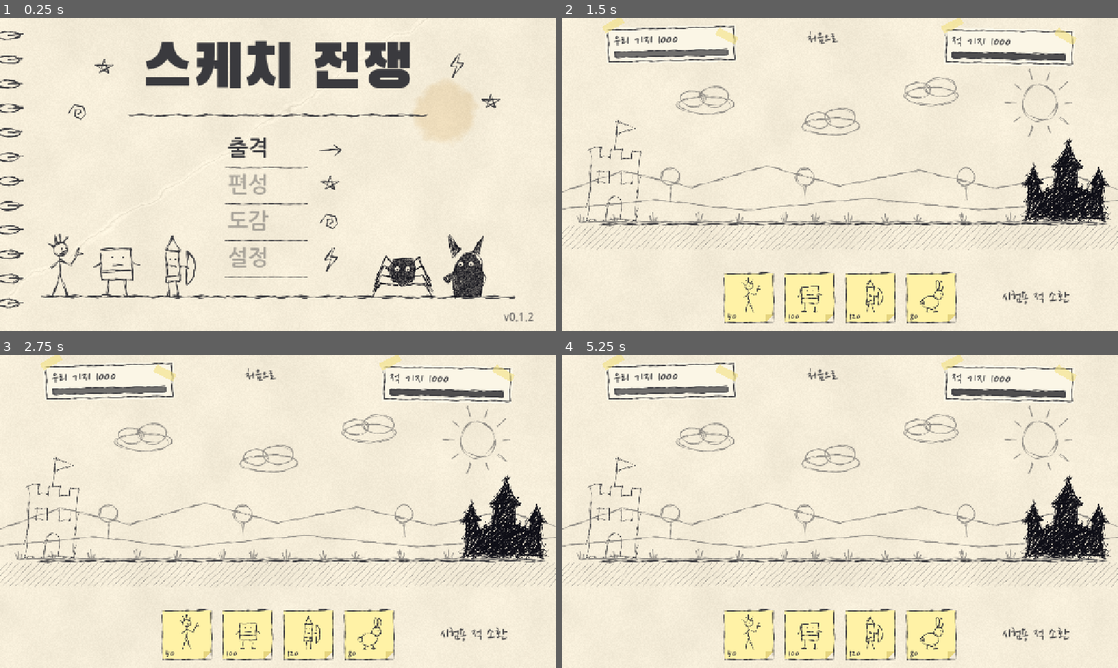
Above: before the commit, frames 1-4 (two rows, left to right).
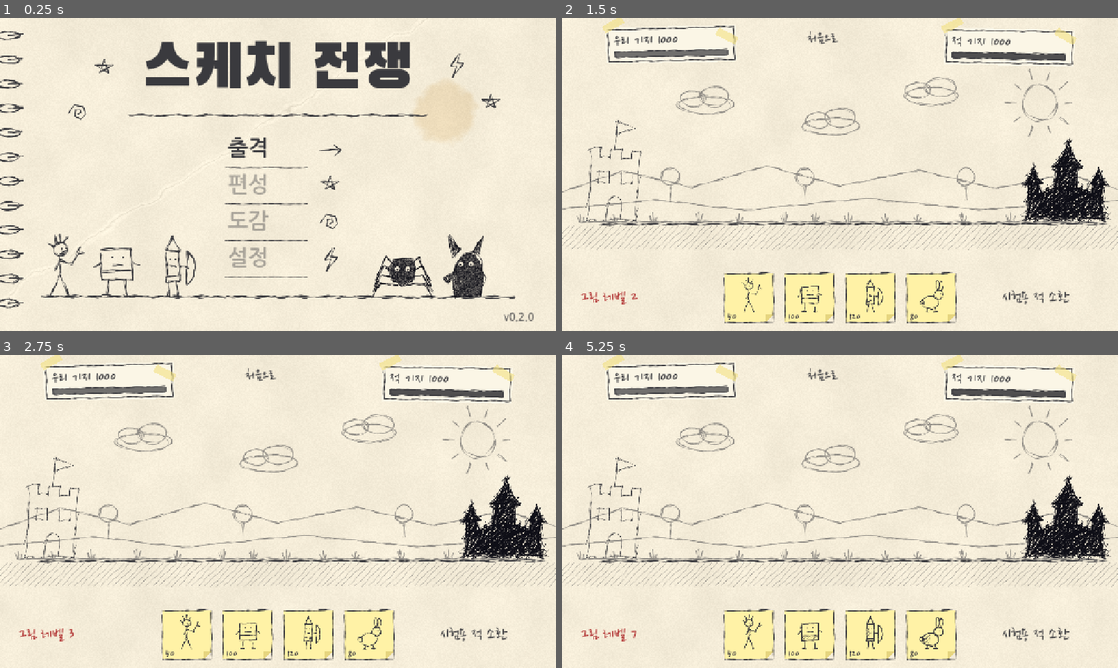
Above: after the commit, the same moments.

Repository: jaehyo-dev/sketch-war
Game: Godot game, scene res://scenes/main.tscn
Same seed, same stepped clock (60 frames per second), same inputs: the game is played once before the commit and once after it.
Inputs (mouse positions are in pixels of both pictures, inside the frame that each line leads up to):
- Up to frame 1 (0.25 s): no input
- Up to frame 2 (1.5 s): click "출격" at 0.5 s; click (606, 296) at 1.25 s, where only the run after the commit has a clickable "그림 레벨 1"
- Up to frame 3 (2.75 s): click (44, 633) at 2 s, where only the run after the commit has a clickable "그림 레벨 2"
- Up to frame 4 (5.25 s): click (606, 633) at 2.75 s, where only the run after the commit has a clickable "그림 레벨 3"; click (612, 633) at 3.5 s, where only the run after the commit has a clickable "그림 레벨 4"; click (606, 633) at 4.25 s, where only the run after the commit has a clickable "그림 레벨 5"; click (606, 633) at 5 s, where only the run after the commit has a clickable "그림 레벨 6"

The runs differ from the first frame. In frame 1, 0.2% of the frame differs, in the area x 9-96%, y 73-97%; in frame 2, 0.2%; in frame 3, 0.3%; in frame 4, 0.5%, in the area x 3-69%, y 82-95%.

Commit message:
v0.2.0: 스틱맨 관절·자세 5종, 준비→타격→복귀 공격 모션, 레벨 1~9 시험 조작
Co-Authored-By: Claude Sonnet 5.5 <noreply@anthropic.com>

Diff:
--- a/scripts/battle.gd
+++ b/scripts/battle.gd
@@ -11,6 +11,7 @@
 var time := 0.0
 var cards: Array = []
 var enemy_test_idx := 0
+var art_level := 1        # 아군 그림 레벨(시험용 조작, 1~9). 레벨업 시스템은 v0.5.0
 var tower_tex := load("res://assets/art/base_tower.png") as Texture2D
 var castle_tex := load("res://assets/art/base_castle.png") as Texture2D
 
@@ -28,6 +29,7 @@
 	# 로드 때 모든 유닛 프레임을 미리 굽는다(이후 재계산 없음)
 	for k in DoodleArt.ALLY_KINDS + DoodleArt.ENEMY_KINDS:
 		DoodleArt.frames(k)
+	_bake_level(art_level)
 	# 하단 카드 4장
 	for i in DoodleArt.ALLY_KINDS.size():
 		var k: String = DoodleArt.ALLY_KINDS[i]
@@ -38,6 +40,7 @@
 		c.tapped.connect(func(kind): logic.summon_card(kind))
 		add_child(c)
 		cards.append(c)
+	_add_link("그림 레벨 1", Vector2(40, 620), _next_level)
 	_add_link("처음으로", Vector2(560, 24), func(): get_tree().change_scene_to_file("res://scenes/main.tscn"))
 	_add_link("시험용 적 소환", Vector2(1010, 620), _spawn_test_enemy)
 
@@ -52,6 +55,20 @@
 	b.position = pos
 	b.pressed.connect(cb)
 	add_child(b)
+
+# 시험용: 아군 그림 레벨을 1→9로 올리며 돌아감. 바뀐 레벨의 자세를 미리 굽는다.
+func _next_level() -> void:
+	art_level = art_level % 9 + 1
+	_bake_level(art_level)
+	for c in cards:
+		c.level = art_level
+	for ch in get_children():
+		if ch is Button and ch.text.begins_with("그림 레벨"):
+			ch.text = "그림 레벨 %d" % art_level
+
+func _bake_level(lv: int) -> void:
+	for pose in DoodleArt.POSE_NAMES:
+		DoodleArt.frames("stickman", lv, pose)
 
 # 적 시스템은 v0.3.0 — 지금은 종류를 돌려가며 시험 소환
 func _spawn_test_enemy() -> void:
@@ -87,8 +104,18 @@
 	var sz := tex.get_size() * s
 	draw_texture_rect(tex, Rect2(cx - sz.x / 2.0, GROUND_Y + 2.0 - sz.y, sz.x, sz.y), false)
 
+# 로직 상태 → 자세. 타격·준비가 우선, 그다음 피격, 아니면 걸음(걸음 폭마다 A/B 교대 → 발이 미끄러지지 않음)
+func _pose_of(u: Dictionary) -> String:
+	if u.state == "strike":
+		return "strike"
+	if u.state == "windup":
+		return "windup"
+	if u.hurt_t > 0.0:
+		return "hurt"
+	return "walk_a" if int(u.x / 24.0) % 2 == 0 else "walk_b"
+
 func _draw_unit(u: Dictionary) -> void:
-	var fr: Array = DoodleArt.frames(u.kind)
+	var fr: Array = DoodleArt.frames(u.kind, art_level if u.team == 0 else 1, _pose_of(u))
 	var tex: Texture2D = fr[DoodleArt.frame_at(time, u.id)]
 	var px: float = LEFT_X + u.x * SCALE
 	var rect := Rect2(px - 80.0, GROUND_Y - 150.0, 160, 160)
--- a/scripts/battle_logic.gd
+++ b/scripts/battle_logic.gd
@@ -17,7 +17,7 @@
 	"horned": {"hp": 260, "atk": 14, "range": 44.0, "speed": 35.0, "cooldown": 1.5},
 }
 
-var units: Array = []                       # 각 유닛: {id, kind, team, x, hp, cd}
+var units: Array = []                       # 각 유닛: {id, kind, team, x, hp, cd, state, t, hurt_t}
 var card_cd := {}                           # 종류 → 카드 남은 대기 시간(초)
 var _next_id := 0
 var base_hp: Array = [BASE_HP, BASE_HP]     # 인덱스 = 팀
@@ -28,7 +28,8 @@
 	if winner != -1 or not UNITS.has(kind):
 		return
 	var x := 0.0 if team == 0 else FIELD_LEN
-	units.append({"id": _next_id, "kind": kind, "team": team, "x": x, "hp": UNITS[kind].hp, "cd": 0.0})
+	units.append({"id": _next_id, "kind": kind, "team": team, "x": x, "hp": UNITS[kind].hp, "cd": 0.0,
+		"state": "walk", "t": 0.0, "hurt_t": 0.0})
 	_next_id += 1
 
 # 플레이어 카드로 소환: 카드 대기 중이면 false
@@ -61,6 +62,12 @@
 			best_dist = dist
 	return best
 
+# 공격은 3단계: 준비(windup) → 타격 순간에 데미지 → 마무리(strike) → 걷기.
+# cooldown은 준비 시작부터 센다(한 번 공격 주기 전체). 데미지는 여기서만 준다. 화면은 state를 자세로 바꿔 그리기만 한다.
+const WINDUP := 0.25     # 준비 시간(초)
+const STRIKE := 0.2      # 타격 자세 유지 시간(초)
+const HURT := 0.15       # 맞은 자세 유지 시간(초)
+
 func tick(dt: float) -> void:
 	if winner != -1:
 		return
@@ -71,19 +78,36 @@
 			continue
 		var st: Dictionary = UNITS[u.kind]
 		u.cd = maxf(0.0, u.cd - dt)
-		var target = _find_target(u)
+		u.hurt_t = maxf(0.0, u.hurt_t - dt)
 		var enemy_team := 1 - int(u.team)
 		var enemy_base_x := FIELD_LEN if u.team == 0 else 0.0
-		var in_base_range: bool = absf(enemy_base_x - u.x) <= st.range
-		if target != null or in_base_range:
-			if u.cd <= 0.0:
-				u.cd = st.cooldown
-				if target != null:
-					target.hp -= st.atk
+		match u.state:
+			"windup":
+				u.t -= dt
+				if u.t <= 0.0:
+					# 타격 순간: 지금 사거리 안에 있는 대상에게만 데미지(준비 중 대상이 죽었으면 헛스윙)
+					var tg = _find_target(u)
+					if tg != null:
+						tg.hp -= st.atk
+						tg.hurt_t = HURT
+					elif absf(enemy_base_x - u.x) <= st.range:
+						base_hp[enemy_team] -= st.atk
+					u.state = "strike"
+					u.t = STRIKE
+			"strike":
+				u.t -= dt
+				if u.t <= 0.0:
+					u.state = "walk"
+			_:
+				var target = _find_target(u)
+				var in_base_range: bool = absf(enemy_base_x - u.x) <= st.range
+				if target != null or in_base_range:
+					if u.cd <= 0.0:
+						u.cd = st.cooldown
+						u.state = "windup"
+						u.t = WINDUP
 				else:
-					base_hp[enemy_team] -= st.atk
-		else:
-			u.x += dir_of(u.team) * st.speed * dt
+					u.x += dir_of(u.team) * st.speed * dt
 	units = units.filter(func(o): return o.hp > 0)
 	if base_hp[1] <= 0:
 		winner = 0
--- a/scripts/card.gd
+++ b/scripts/card.gd
@@ -9,6 +9,7 @@
 var cost := 0
 var cd_ratio := 0.0      # 0 = 사용 가능, 1 = 방금 사용(오버레이가 가득)
 var time := 0.0
+var level := 1           # 아이콘 그림 레벨
 
 func _ready() -> void:
 	custom_minimum_size = Vector2(120, 120)
@@ -28,7 +29,7 @@
 	draw_colored_polygon(PackedVector2Array([Vector2(146, 150 - fold), Vector2(150 - fold, 146), Vector2(150 - fold, 150 - fold)]), Color("e6d57f"))
 	draw_texture_rect(DoodleArt.rect_outline(Vector2i(150, 150)), Rect2(0, 0, 150, 150), false)
 	# 아이콘: 유닛 낙서 한 장(떨림 프레임 그대로 8fps)
-	var frames := DoodleArt.frames(kind)
+	var frames := DoodleArt.frames(kind, level)
 	draw_texture_rect(frames[DoodleArt.frame_at(time)], Rect2(15, 4, 120, 120), false)
 	# 비용
 	var font := get_theme_default_font()
--- a/scripts/doodle_art.gd
+++ b/scripts/doodle_art.gd
@@ -25,17 +25,8 @@
 # 종류별 도형 데이터. 얼굴은 점 눈 + 선 입(무표정).
 static func shapes(kind: String) -> Array:
 	match kind:
-		"stickman":  # 삐죽 머리, 나뭇가지 든 막대인간
-			return [
-				C(V(80, 50), 14),
-				L(V(72, 38), V(67, 23)), L(V(80, 36), V(81, 19)), L(V(88, 38), V(95, 24)), L(V(67, 45), V(55, 37)),
-				D(V(84, 49)), D(V(93, 49)), L(V(84, 57), V(93, 57)),
-				L(V(80, 64), V(80, 102)),
-				L(V(80, 74), V(62, 90)), L(V(80, 74), V(104, 84)),
-				L(V(104, 84), V(121, 48)), L(V(114, 63), V(126, 60)),
-				L(V(80, 102), V(67, 148)), L(V(80, 102), V(95, 148)),
-				H([V(80, 64), V(88, 70), V(88, 100), V(80, 102)]),
-			]
+		"stickman":
+			return posed_shapes("stickman", "walk_a")
 		"eraser":  # 네모 몸통 + 표정 + 다리
 			return [
 				Z([V(48, 52), V(112, 50), V(113, 114), V(49, 116)]),
@@ -96,15 +87,104 @@
 	return []
 
 # 굽기: 종류+레벨의 떨림 변형 FRAMES장을 만들어 캐시(로드 때 한 번). 매 프레임 재계산하지 않는다.
-static func frames(kind: String, level := 1) -> Array:
-	var key := "%s:%d" % [kind, level]
+static func frames(kind: String, level := 1, pose := "walk_a") -> Array:
+	if not has_rig(kind):
+		pose = "walk_a"   # 관절 데이터가 없는 유닛은 자세 하나뿐
+	var key := "%s:%d:%s" % [kind, level, pose]
 	if _cache.has(key):
 		return _cache[key]
 	var style := Doodle.enemy_style() if kind in ENEMY_KINDS else Doodle.style_for_level(level)
 	var out := []
 	for f in FRAMES:
-		out.append(Doodle.to_texture(Doodle.bake(shapes(kind), SIZE, hash(kind), style, f)))
+		out.append(Doodle.to_texture(Doodle.bake(posed_shapes(kind, pose, level), SIZE, hash(kind), style, f)))
 	_cache[key] = out
+	return out
+
+# --- 관절 + 자세 ---
+# RIG: joints(기본 관절 좌표), follow(앞 관절을 따라 같이 움직이는 관절), parts(관절을 이어 그리는 도형), poses(바뀌는 관절만 덮어씀).
+# 자세마다 발은 땅(y=148)에, 몸 중심은 x≈80 근처에 둬서 자세를 바꿔도 몸이 튀지 않게 한다.
+# parts의 lv = 이 레벨부터 보이는 부분(10/20/30렙 변화용, 지금은 안 씀). seed는 자세와 무관(hash(kind))이라 자세가 바뀌어도 떨림 모양이 이어진다.
+const POSE_NAMES := ["walk_a", "walk_b", "windup", "strike", "hurt"]
+static var _rigs := {}
+
+static func has_rig(kind: String) -> bool:
+	return kind == "stickman"
+
+static func rig(kind: String) -> Dictionary:
+	if _rigs.has(kind):
+		return _rigs[kind]
+	var r := {}
+	if kind == "stickman":
+		r = {
+			"joints": {
+				"head": V(80, 50), "neck": V(80, 64), "hip": V(80, 102), "hand_b": V(62, 90), "hand_f": V(104, 84),
+				"stick_tip": V(121, 48), "foot_l": V(67, 148), "foot_r": V(95, 148),
+				"h1a": V(72, 38), "h1b": V(67, 23), "h2a": V(80, 36), "h2b": V(81, 19), "h3a": V(88, 38), "h3b": V(95, 24),
+				"h4a": V(67, 45), "h4b": V(55, 37), "eye1": V(84, 49), "eye2": V(93, 49), "mouth_a": V(84, 57), "mouth_b": V(93, 57),
+				"sh": V(80, 74), "sh_r": V(88, 70), "hip_r": V(88, 100),
+			},
+			"follow": {
+				"h1a": "head", "h1b": "head", "h2a": "head", "h2b": "head", "h3a": "head", "h3b": "head", "h4a": "head", "h4b": "head",
+				"eye1": "head", "eye2": "head", "mouth_a": "head", "mouth_b": "head",
+				"sh": "neck", "sh_r": "neck", "hip_r": "hip", "stick_tip": "hand_f",
+			},
+			"stick": ["hand_f", "stick_tip"],   # 나뭇가지: 중간에서 잔가지가 뻗음(자동 계산)
+			"parts": [
+				{"k": "circle", "j": ["head"], "r": 14},
+				{"k": "line", "j": ["h1a", "h1b"]}, {"k": "line", "j": ["h2a", "h2b"]}, {"k": "line", "j": ["h3a", "h3b"]}, {"k": "line", "j": ["h4a", "h4b"]},
+				{"k": "dot", "j": ["eye1"]}, {"k": "dot", "j": ["eye2"]}, {"k": "line", "j": ["mouth_a", "mouth_b"]},
+				{"k": "line", "j": ["neck", "hip"]},
+				{"k": "line", "j": ["sh", "hand_b"]}, {"k": "line", "j": ["sh", "hand_f"]},
+				{"k": "line", "j": ["hand_f", "stick_tip"]}, {"k": "line", "j": ["stick_mid", "twig_b"]},
+				{"k": "line", "j": ["hip", "foot_l"]}, {"k": "line", "j": ["hip", "foot_r"]},
+				{"k": "shade", "j": ["neck", "sh_r", "hip_r", "hip"]},
+			],
+			"poses": {
+				"walk_a": {"foot_l": V(62, 148), "foot_r": V(98, 148), "hip": V(80, 103), "hand_b": V(70, 94), "hand_f": V(106, 82)},
+				"walk_b": {"foot_l": V(76, 148), "foot_r": V(86, 148), "hip": V(80, 99), "neck": V(80, 61), "head": V(80, 47), "hand_b": V(60, 84), "hand_f": V(102, 88)},
+				"windup": {"head": V(76, 50), "neck": V(78, 64), "hip": V(80, 102), "hand_f": V(56, 62), "stick_tip": V(38, 32), "hand_b": V(92, 86), "foot_l": V(60, 148), "foot_r": V(100, 148)},
+				"strike": {"head": V(98, 56), "neck": V(90, 68), "hip": V(78, 102), "hand_f": V(120, 84), "stick_tip": V(142, 100), "hand_b": V(72, 92), "foot_l": V(58, 148), "foot_r": V(106, 148)},
+				"hurt": {"head": V(68, 54), "neck": V(74, 66), "hip": V(80, 102), "hand_f": V(92, 70), "stick_tip": V(104, 40), "hand_b": V(56, 76), "foot_l": V(68, 148), "foot_r": V(98, 148)},
+			},
+		}
+	_rigs[kind] = r
+	return r
+
+# 관절 + 자세 + 레벨 → 도형 dict 배열(Doodle.bake가 그대로 먹는 형식)
+static func posed_shapes(kind: String, pose: String, level := 1) -> Array:
+	if not has_rig(kind):
+		return shapes(kind)
+	var rg := rig(kind)
+	var ov: Dictionary = rg.poses.get(pose, {})
+	var j := {}
+	for n in rg.joints:
+		j[n] = ov.get(n, rg.joints[n])
+	for n in rg.follow:           # 덮어쓰지 않은 따라가는 관절은 기준 관절이 움직인 만큼 같이 이동
+		if not ov.has(n):
+			var a: String = rg.follow[n]
+			j[n] = rg.joints[n] + (j[a] - rg.joints[a])
+	if rg.has("stick"):
+		j["stick_mid"] = j[rg.stick[0]].lerp(j[rg.stick[1]], 0.58)
+		j["twig_b"] = j.stick_mid + V(12, -3)
+	var out := []
+	for p in rg.parts:
+		if p.get("lv", 1) > level:
+			continue
+		var pts := []
+		for n in p.j:
+			pts.append(j[n])
+		match p.k:
+			"line": out.append({"k": "line", "p": pts})
+			"circle": out.append({"k": "circle", "c": pts[0], "r": p.r})
+			"dot": out.append({"k": "dot", "c": pts[0], "r": p.get("r", 1.8)})
+			"shade": out.append({"k": "shade", "p": pts})
+	# 효과 낙서: 타격 땐 가지 끝의 속도선, 피격 땐 머리 주변의 충격선
+	if pose == "strike":
+		var t: Vector2 = j.stick_tip
+		out += [L(t + V(-2, -16), t + V(12, -26)), L(t + V(6, -2), t + V(20, -4)), L(t + V(-2, 14), t + V(10, 22))]
+	elif pose == "hurt":
+		var h: Vector2 = j.head
+		out += [L(h + V(-18, -18), h + V(-28, -26)), L(h + V(-22, 0), h + V(-34, -2)), L(h + V(-18, 16), h + V(-28, 24))]
 	return out
 
 # 8fps로 도는 프레임 번호(phase로 유닛마다 어긋나게)
--- a/scripts/version.gd
+++ b/scripts/version.gd
@@ -1,3 +1,3 @@
 class_name Version
 # 버전 번호는 여기 한 곳에만 둔다. 화면과 테스트는 이 값을 읽는다.
-const VERSION := "0.1.2"
+const VERSION := "0.2.0"
--- a/tests/run_tests.gd
+++ b/tests/run_tests.gd
@@ -51,7 +51,8 @@
 	var e := BattleLogic.new()
 	e.spawn(0)
 	e.units[0].x = BattleLogic.FIELD_LEN - 30.0
-	e.tick(0.1)
+	for i in 5:
+		e.tick(0.1)   # 준비 0.25초 뒤에 타격
 	check(e.base_hp[1] == BattleLogic.BASE_HP - BattleLogic.UNITS.stickman.atk, "기지 공격")
 	check(e.units[0].x == BattleLogic.FIELD_LEN - 30.0, "기지 앞에서 정지")
 
@@ -60,7 +61,8 @@
 	f.base_hp[1] = BattleLogic.UNITS.stickman.atk
 	f.spawn(0)
 	f.units[0].x = BattleLogic.FIELD_LEN
-	f.tick(0.1)
+	for i in 5:
+		f.tick(0.1)
 	check(f.winner == 0 and f.base_hp[1] <= 0, "플레이어 승리")
 	f.spawn(0)
 	check(f.units.size() == 1, "종료 후 소환 불가")
@@ -69,6 +71,36 @@
 	var r1 := _simulate()
 	var r2 := _simulate()
 	check(r1 == r2 and r1 != "", "시뮬레이션 재현성: " + r1)
+
+	# 공격 타이밍: 준비 중에는 데미지 없음 → 준비가 끝나는 틱에 데미지 → 타격 자세 → 걷기로 복귀
+	var w := BattleLogic.new()
+	w.spawn(0)
+	w.spawn(1, "inkblot")
+	w.units[0].x = 500.0
+	w.units[1].x = 520.0
+	var hp0: int = w.units[1].hp
+	w.tick(0.1)
+	check(w.units[0].state == "windup" and w.units[1].hp == hp0, "준비 시작: 아직 데미지 없음")
+	w.tick(0.1)
+	w.tick(0.1)
+	check(w.units[1].hp == hp0, "준비 중 데미지 없음")
+	w.tick(0.1)
+	check(w.units[1].hp == hp0 - BattleLogic.UNITS.stickman.atk and w.units[1].hurt_t > 0.0, "준비 끝나는 틱에 타격·피격 표시")
+	check(w.units[0].state == "strike", "타격 자세")
+	w.tick(BattleLogic.STRIKE + 0.01)
+	check(w.units[0].state == "walk", "타격 후 복귀")
+
+	# 준비 중 대상이 사라지면 헛스윙(데미지 없음, 기지에도 안 들어감)
+	var ms := BattleLogic.new()
+	ms.spawn(0)
+	ms.spawn(1)
+	ms.units[0].x = 500.0
+	ms.units[1].x = 520.0
+	ms.tick(0.1)
+	ms.units[1].hp = 0
+	ms.tick(0.2)
+	ms.tick(0.2)
+	check(ms.units[0].state == "strike" and ms.base_hp[1] == BattleLogic.BASE_HP, "대상 사라지면 헛스윙")
 
 	# 유닛 종류별 능력치: 소환한 종류의 체력이 들어감, 모르는 종류는 무시
 	var g := BattleLogic.new()
@@ -100,6 +132,12 @@
 	# 7렙부터 음영 빗금이 생겨 잉크가 늘어남
 	var hi := Doodle.bake(shp, DoodleArt.SIZE, 7, Doodle.style_for_level(9), 0)
 	check(_ink(hi) > _ink(f0), "고레벨 음영 빗금 추가")
+	# 스틱맨 자세 5종: 모두 그려지고, 서로 다르며, 발은 땅(y≈148) 근처에 있음
+	var poses := {}
+	for pn in DoodleArt.POSE_NAMES:
+		poses[pn] = Doodle.bake(DoodleArt.posed_shapes("stickman", pn, 1), DoodleArt.SIZE, hash("stickman"), st, 0)
+		check(_ink(poses[pn]) > 400 and _lowest(poses[pn]) >= 144 and _lowest(poses[pn]) <= 152, "자세 %s: 그려짐, 발이 땅에 (최저 y %d)" % [pn, _lowest(poses[pn])])
+	check(_diff(poses.walk_a, poses.strike) > 250 and _diff(poses.walk_a, poses.windup) > 250 and _diff(poses.walk_a, poses.walk_b) > 150, "자세끼리 눈에 띄게 다름")
 	for k in DoodleArt.ALLY_KINDS + DoodleArt.ENEMY_KINDS:
 		check(not DoodleArt.shapes(k).is_empty() and BattleLogic.UNITS.has(k), "도형·능력치 정의: " + k)
 
@@ -114,6 +152,14 @@
 			if img.get_pixel(x, y).a > 0.4:
 				n += 1
 	return n
+
+# 잉크가 있는 가장 아래 행
+func _lowest(img: Image) -> int:
+	for y in range(img.get_height() - 1, -1, -1):
+		for x in img.get_width():
+			if img.get_pixel(x, y).a > 0.4:
+				return y
+	return -1
 
 # 잉크 여부가 서로 다른 픽셀 수
 func _diff(a: Image, b: Image) -> int:
Not shown, changed: CHANGELOG.md
Not shown, changed: CLAUDE.md
Not shown, changed: GAME_SPEC.md
Not shown, changed: PROGRESS.md
